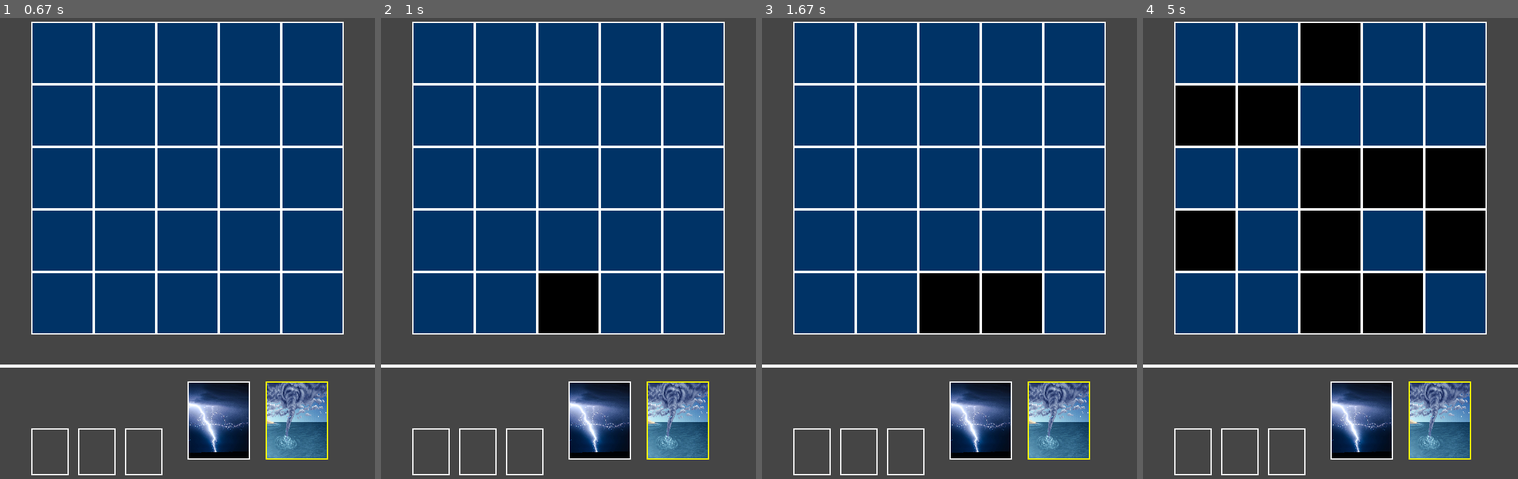
Above: before the commit, frames 1-4 (left to right).
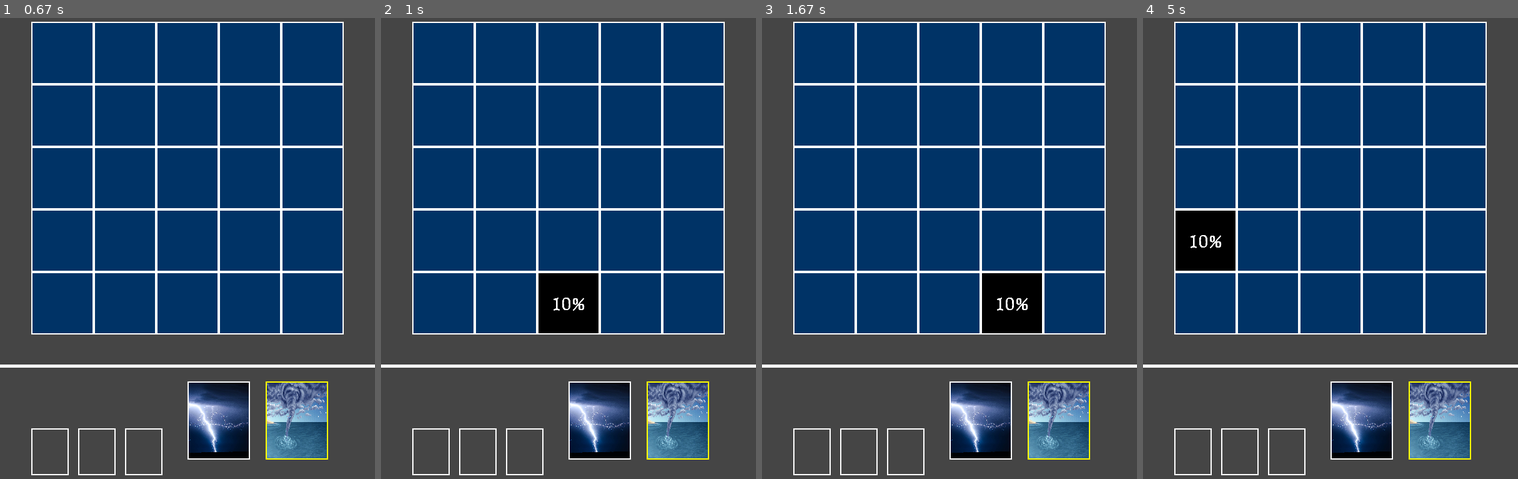
Above: after the commit, the same moments.

Repository: wlsdn2749/Rostark-Transcendence-Simulator
Game: pygame game, started from games/main.py
Two runs of this game, one before a commit and one after it. Both use one fixed random seed, a clock stepped at 60 frames per second and the inputs below.
Inputs (mouse positions are in pixels of both pictures, inside the frame that each line leads up to):
- Up to frame 1 (0.67 s): click (296, 414) at 0.38 s
- Up to frame 2 (1 s): click (568, 271) at 0.72 s
- Up to frame 3 (1.67 s): click (833, 359) at 1.05 s; click (994, 285) at 1.38 s
- Up to frame 4 (5 s): click (1338, 73) at 1.72 s; click (1311, 372) at 2.05 s; click (1319, 156) at 2.38 s; click (1278, 137) at 2.72 s; click (1428, 197) at 3.05 s; click (1446, 230) at 3.38 s; click (1409, 151) at 3.72 s; click (1221, 142) at 4.05 s; click (1345, 220) at 4.38 s; click (1221, 211) at 4.72 s

Frame 1 is identical in both runs. In frame 2, less than 0.1% of the frame differs, in the area x 46-55%, y 60-64%; in frame 3, 2.2%; in frame 4, 21%, in the area x 8-92%, y 1-69%.

Commit message:
mouse over event add

Diff:
--- a/games/main.py
+++ b/games/main.py
@@ -7,6 +7,7 @@
 # 절대 경로 참조
 sys.path.append(os.path.dirname(os.path.abspath(os.path.dirname(__file__))))
 from pakeages.gameobject import Tile, Slot, Card  # noqa: E402
+
 
 WHITE = (255, 255, 255)
 BLACK = (0, 0, 0)
@@ -90,6 +91,16 @@
                 print(x, y)
                 print("바깥쪽")
 
+    # 슬롯이 골라졌을때 마우스가 타일 위로 올라감을 감지
+    if slots[0].selected or slots[1].selected:
+        mouse_pos = pygame.mouse.get_pos()
+        for i in range(5):
+            for tile in tiles[i]:
+                if tile.collidepoint(mouse_pos):
+                    tile.show(screen, 10)
+                else:
+                    tile.create(screen)
+
     # 그린 선 반영
     pygame.display.update()
 
--- a/games/pakeages/gameobject.py
+++ b/games/pakeages/gameobject.py
@@ -8,6 +8,9 @@
 YELLOW = (255, 255, 0)
 DARK_RED = (150, 30, 30)
 TILE1 = (0, 51, 102)
+
+pygame.font.init()
+font = pygame.font.Font("./games/fonts/HeirofLightRegular.ttf", 25)
 
 
 class Tile(pygame.Rect):  # type: ignore
@@ -28,6 +31,20 @@
         pygame.draw.rect(surface, BLACK, self)  # 검은색으로 -> 배경
         pygame.draw.rect(surface, WHITE, self, 2)  # 외곽선은 그대로
         self.enabled = False  # 파괴됬다고 표시
+
+    def show(self, surface: pygame.surface.Surface, value: int) -> None:
+        # font.render(text, 안티엘리어싱, 색 지정(rgb), 텍스트 배경색(rgb))
+        text_surface = font.render(f"{value}%", True, WHITE)
+
+        # CHATGPT
+        text_width, text_height = text_surface.get_size()
+
+        # Calculate the position to center the text within the rectangle
+        text_x = self.x + (self.width - text_width) // 2
+        text_y = self.y + (self.height - text_height) // 2
+
+        surface.blit(text_surface, (text_x, text_y))
+        # CHATGPT_END
 
 
 class Element:
Not shown, changed: .pre-commit-config.yaml
Binary file added: games/fonts/HeirofLightRegular.ttf
